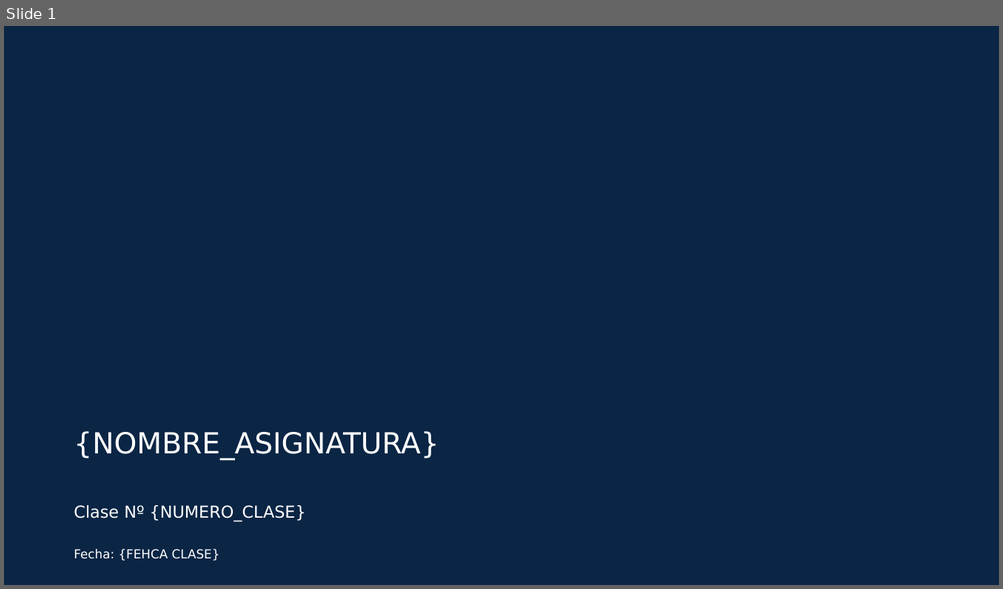
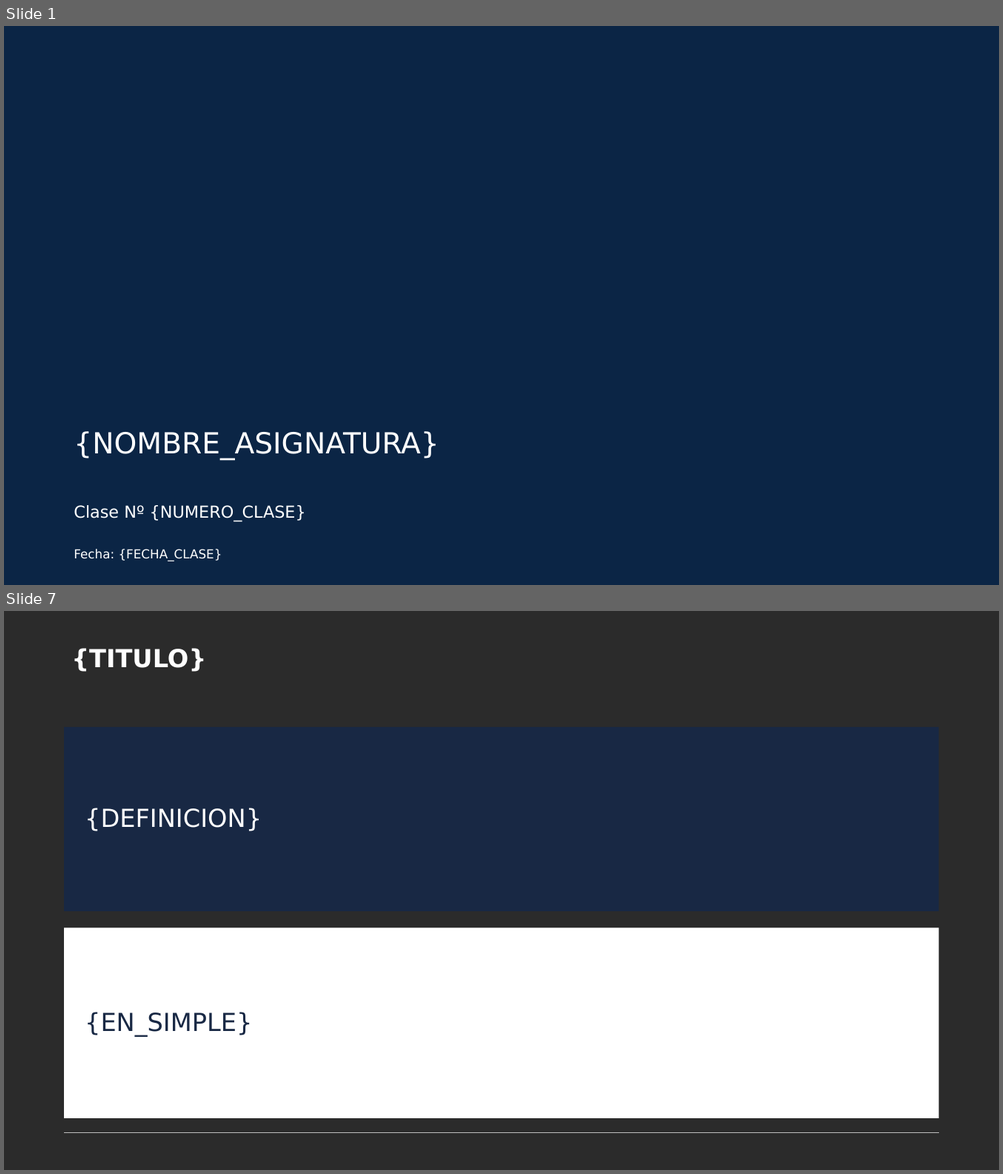
Before and after one commit to andystefano/semestra, a slide deck: resources/plantillas/Clase_Clase.pptx. Shown one above the other, each under a label of ours: slide 1 before the commit, slides 1 and 7 after it; the slides between them are not shown. The pictures are 1003x589 and 1003x1174 pixels, drawn with LibreOffice and Linux fonts; fonts in the diff are those of the drawing; background and template pictures are left out; a plain dark background stands for a picture behind light text. Boxes give left, top, right and bottom in pixels: in the first picture for what was removed or moved away, otherwise in the second. Text is boxed around its words. In the diff, an @@ line names an element or a change of style, - is before the commit and + after.

```diff
--- a/resources/plantillas/Clase_Clase.pptx
+++ b/resources/plantillas/Clase_Clase.pptx
@@ slide 7 added at box(4, 611, 999, 1170), background picture (left out) @@
@@ text added at box(71, 648, 206, 672), 24 pt, text #FFFFFF, bold @@
+{TITULO}
@@ rectangle added at box(65, 727, 939, 911), fill #182844, 24 pt, text #FFFFFF @@
+{DEFINICION}
@@ rectangle added at box(65, 928, 939, 1119), fill #FFFFFF, 24 pt, text #182844 @@
+{EN_SIMPLE}
@@ line added from (65, 1133) to (939, 1133), #BFBFBF 0.75 pt @@
@@ slide 1 changed as well @@
@@ text at box(74, 549, 222, 562): text changed @@
-Fecha: {FEHCA CLASE}
+Fecha: {FECHA_CLASE}
```
Also in this commit, not shown: 72 other slides added, 1 slide removed, 9 other files.
